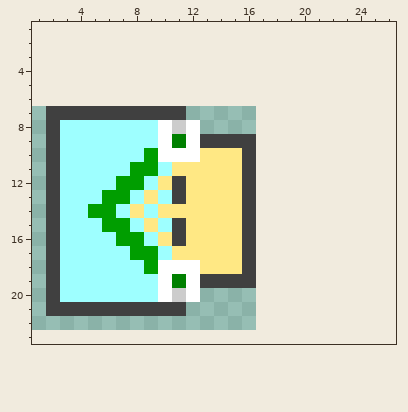
Edited in one commit: pixel-art sprite (src/ProSuite.AGP.Solution/Images/ReshapeAlongTool32.png). That is the earlier state.
The file is 16x16 pixels. Shown: x 1..26, y 1..23. The old version is drawn lined up with the new one, on the new canvas.
Once edited:
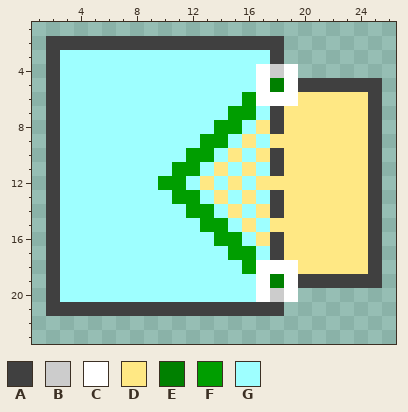
Palette (. is transparent): A #404040  B #cccccc  C #ffffff  D #ffe884  E #008000  F #009e00  G #9effff
Log entry: add SelectIssueFeaturesTool; minor corrections
The exact change:
canvas 16x16 -> 32x32, the old top-left corner now at 1,7
@@ x 1..26 @@
  1 ..........................
- 2 ..........................
- 3 ..........................
- 4 ..........................
- 5 ..........................
- 6 ..........................
- 7 .AAAAAAAAAA...............
- 8 .AGGGGGGGCBC..............
- 9 .AGGGGGGGCECAAAA..........
-10 .AGGGGGGFCCCDDDA..........
-11 .AGGGGGFFGDDDDDA..........
-12 .AGGGGFFGDADDDDA..........
-13 .AGGGFFGDGADDDDA..........
-14 .AGGFFGDGDDDDDDA..........
-15 .AGGGFFGDGADDDDA..........
-16 .AGGGGFFGDADDDDA..........
-17 .AGGGGGFFGDDDDDA..........
-18 .AGGGGGGFCCCDDDA..........
-19 .AGGGGGGGCECAAAA..........
-20 .AGGGGGGGCBC..............
-21 .AAAAAAAAAA...............
+ 2 .AAAAAAAAAAAAAAAAA........
+ 3 .AGGGGGGGGGGGGGGGA........
+ 4 .AGGGGGGGGGGGGGGCBC.......
+ 5 .AGGGGGGGGGGGGGGCECAAAAAA.
+ 6 .AGGGGGGGGGGGGGFCCCDDDDDA.
+ 7 .AGGGGGGGGGGGGFFGADDDDDDA.
+ 8 .AGGGGGGGGGGGFFGDADDDDDDA.
+ 9 .AGGGGGGGGGGFFGDGDDDDDDDA.
+10 .AGGGGGGGGGFFGDGDADDDDDDA.
+11 .AGGGGGGGGFFGDGDGADDDDDDA.
+12 .AGGGGGGGFFGDGDGDDDDDDDDA.
+13 .AGGGGGGGGFFGDGDGADDDDDDA.
+14 .AGGGGGGGGGFFGDGDADDDDDDA.
+15 .AGGGGGGGGGGFFGDGDDDDDDDA.
+16 .AGGGGGGGGGGGFFGDADDDDDDA.
+17 .AGGGGGGGGGGGGFFGADDDDDDA.
+18 .AGGGGGGGGGGGGGFCCCDDDDDA.
+19 .AGGGGGGGGGGGGGGCECAAAAAA.
+20 .AGGGGGGGGGGGGGGCBC.......
+21 .AAAAAAAAAAAAAAAAA........
 22 ..........................
